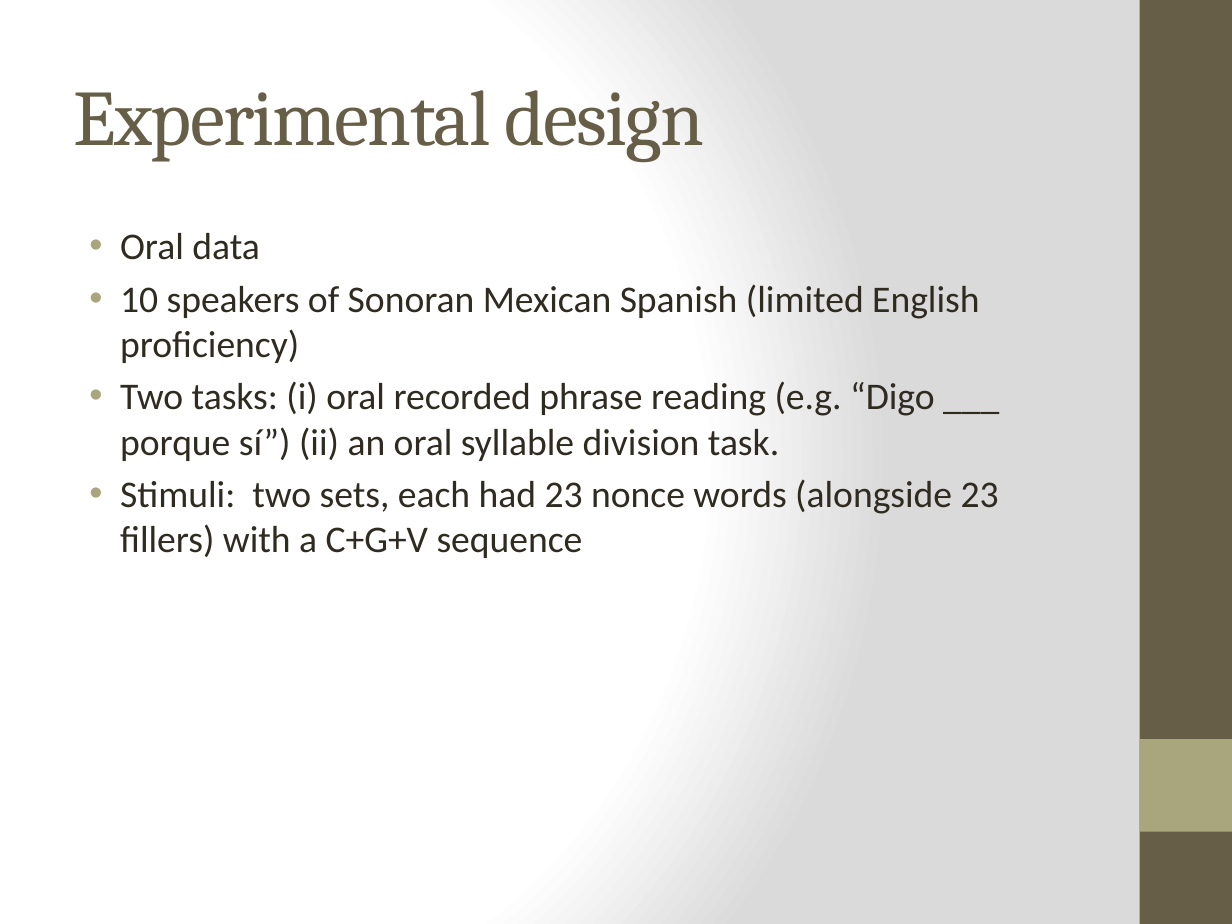
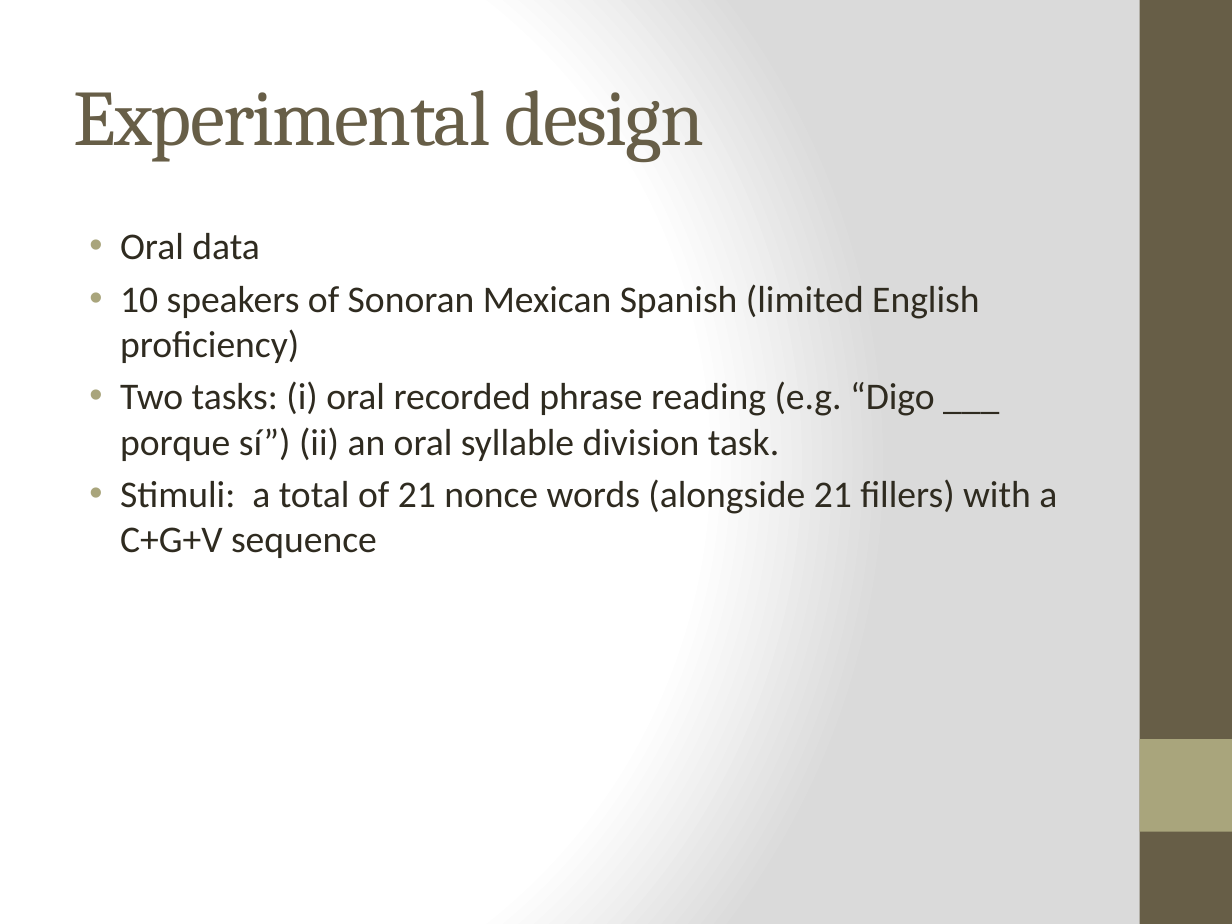
Before and after one commit to jvcasillas/glide_affiliation, a slide deck: slide 9 of Colina, Casillas & Díaz HLS 2018.pptx. Drawn at 1232x924 pixels with LibreOffice and Linux fonts; fonts in the diff are those of the drawing. Boxes give left, top, right and bottom in pixels: in the first picture for what was removed or moved away, otherwise in the second. Text is boxed around its words. In the diff, an @@ line names an element or a change of style, - is before the commit and + after.

```diff
--- a/Colina, Casillas & Díaz HLS 2018.pptx
+++ b/Colina, Casillas & Díaz HLS 2018.pptx
@@ text at bbox=[120, 480, 1057, 558]: text changed @@
-• Stimuli: two sets, each had 23 nonce words (alongside 23 fillers) with a C+G+V sequence
+• Stimuli: a total of 21 nonce words (alongside 21 fillers) with a C+G+V sequence
```
Also in this commit, not shown: 2 other slides changed, 5 other files.
